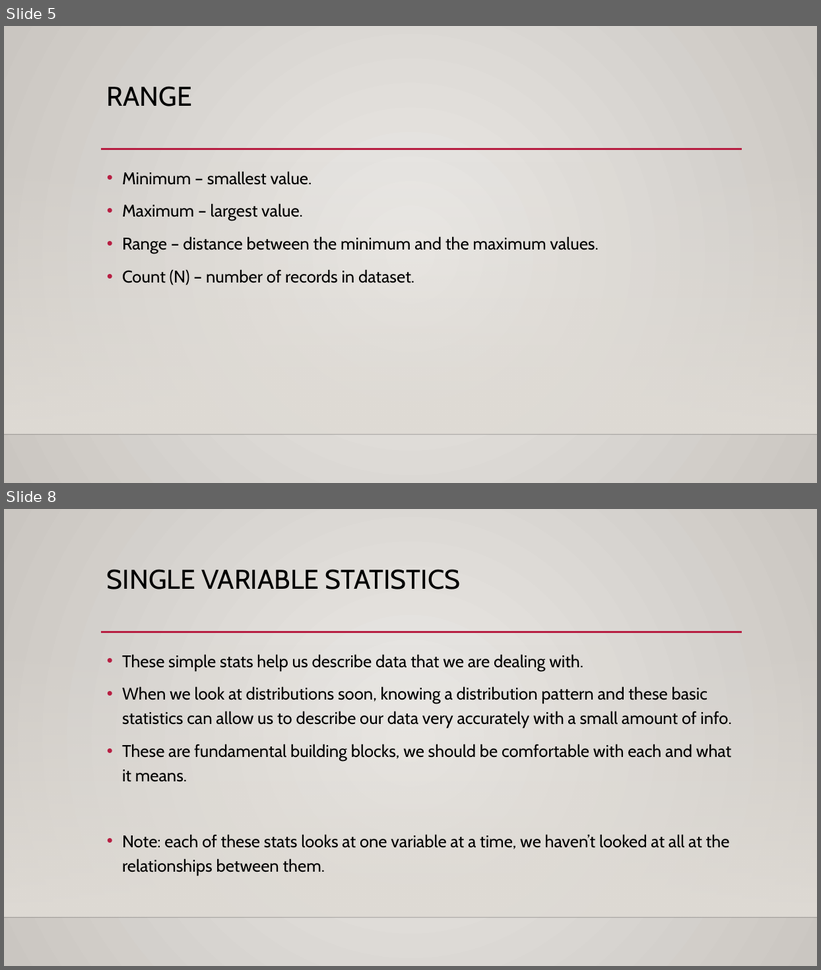
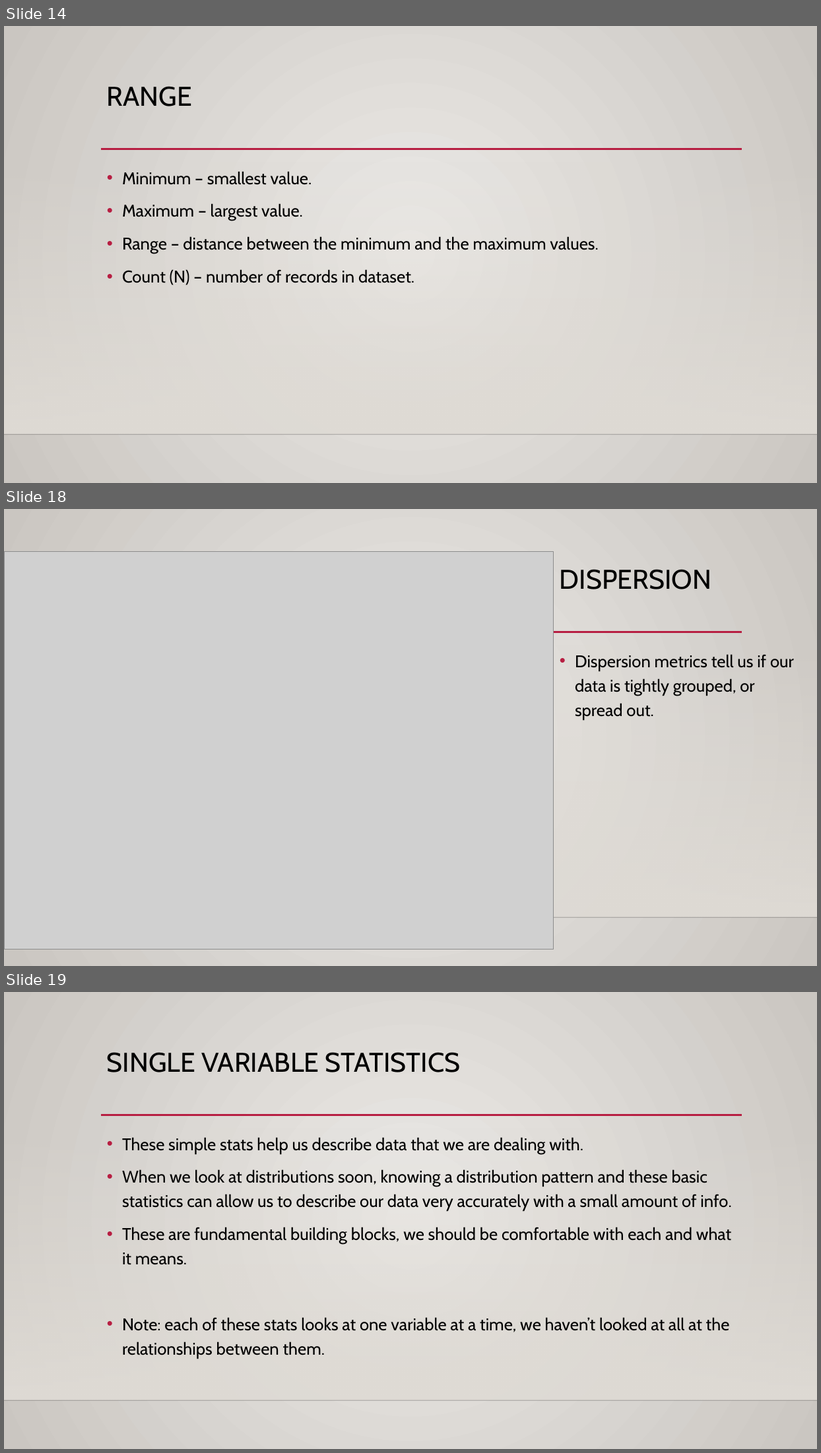
Before and after one commit to AkeemSemper/ML_for_Non_DS_Students, a slide deck: course_resources/slides/Used/006_Basic_Descriptive_Stats.pptx. Shown one above the other, each under a label of ours: slides 5 and 8 before the commit, slides 14, 18 and 19 after it; the slides between them are not shown. The pictures are 821x970 and 821x1453 pixels, drawn with LibreOffice and Linux fonts; fonts in the diff are those of the drawing; grey boxes stand for pictures; background and template pictures are left out. Boxes give left, top, right and bottom in pixels: in the first picture for what was removed or moved away, otherwise in the second. Text is boxed around its words. In the diff, an @@ line names an element or a change of style, - is before the commit and + after.

```diff
--- a/course_resources/slides/Used/006_Basic_Descriptive_Stats.pptx
+++ b/course_resources/slides/Used/006_Basic_Descriptive_Stats.pptx
@@ slide 18 added at (4,509,817,966), background gradient #ECEAE7 to #CAC7C1; not listed: 3 template elements that a slide beside it also shows @@
@@ picture added at (4,552,554,950) @@
@@ title added at (560,569,712,590), 32 pt, text #000000 @@
+DISPERSION
@@ text added at (575,654,794,720), 20 pt, text #000000 @@
+• Dispersion metrics tell us if our data is tightly grouped, or spread out.
@@ what was slide 5 is now slide 14 @@
@@ what was slide 8 is now slide 19 @@
```
Also in this commit, not shown: 6 slides changed, 4 other slides added.
